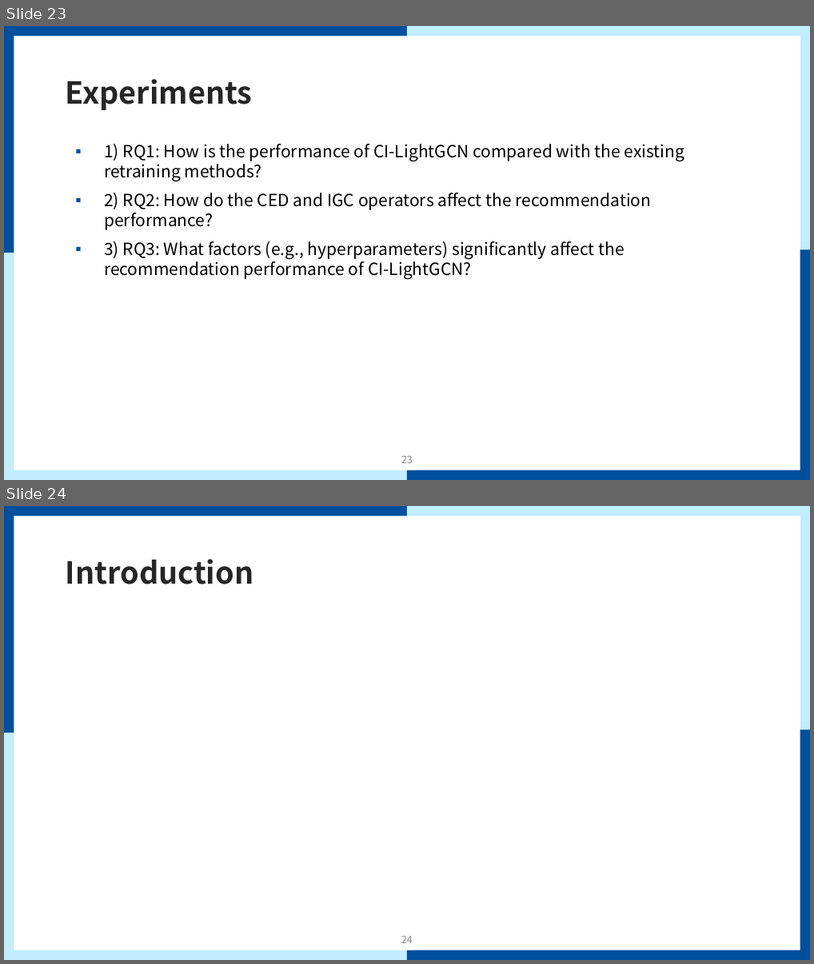
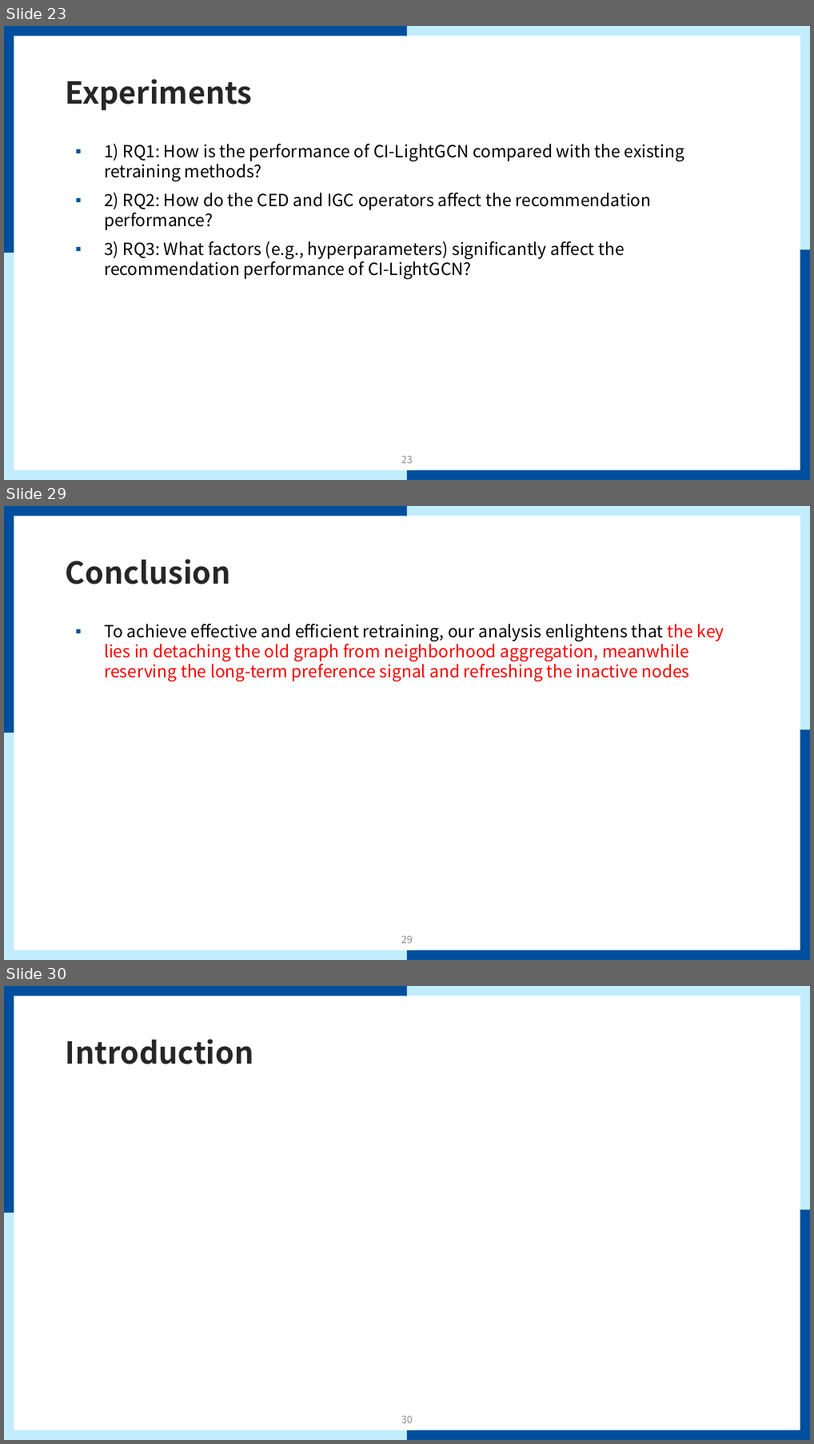
Before and after one commit to mmvv11/GraduateStudies, a slide deck: papers/review/Causal Incremental Graph Convolution for review.pptx. Shown one above the other, each under a label of ours: slides 23 and 24 before the commit, slides 23, 29 and 30 after it; the slides between them are not shown. The pictures are 814x964 and 814x1444 pixels, drawn with LibreOffice and Linux fonts; fonts in the diff are those of the drawing; background and template pictures are left out. Boxes give left, top, right and bottom in pixels: in the first picture for what was removed or moved away, otherwise in the second. Text is boxed around its words. In the diff, an @@ line names an element or a change of style, - is before the commit and + after.

```diff
--- a/papers/review/Causal Incremental Graph Convolution for review.pptx
+++ b/papers/review/Causal Incremental Graph Convolution for review.pptx
@@ slide 29 added at (4, 506, 810, 960), background #FFFFFF; not listed: 9 template elements that a slide beside it also shows @@
@@ title added at (66, 559, 231, 584), 36 pt, text #262626, bold @@
+Conclusion
@@ text added at (104, 624, 725, 682), 20 pt, text #FF0000 @@
+▪ To achieve effective and efficient retraining, our analysis enlightens that the key lies in detaching the old graph from neighborhood aggregation, meanwhile reserving the long-term preference signal and refreshing the inactive nodes
@@ page number added at (402, 936, 413, 943), 12 pt, text #8C8C8C @@
+29
@@ what was slide 24 is now slide 30 @@
@@ page number at (402, 1416, 413, 1423): text changed @@
-24
+30
```
Also in this commit, not shown: 5 other slides added.
